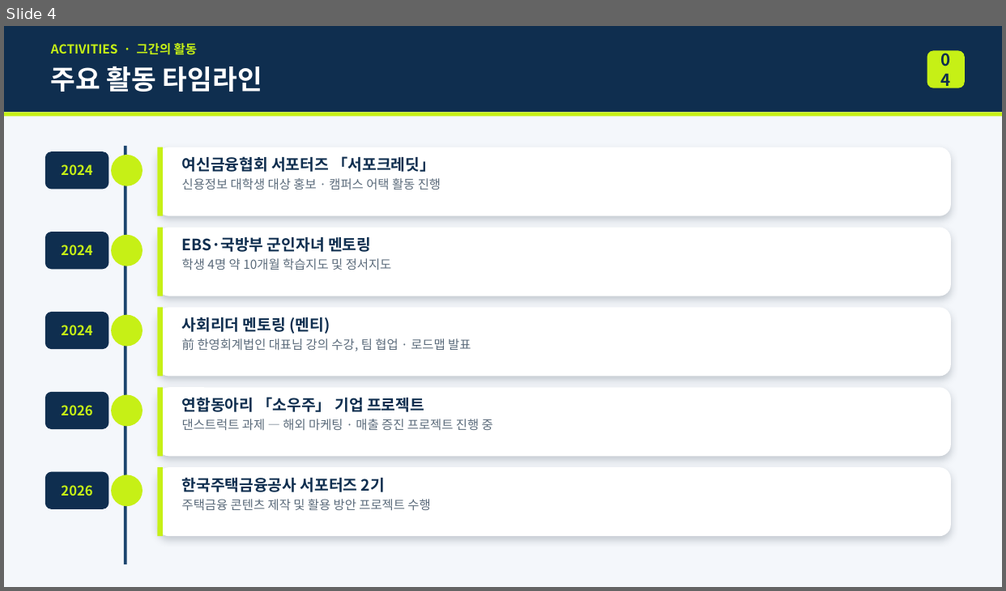
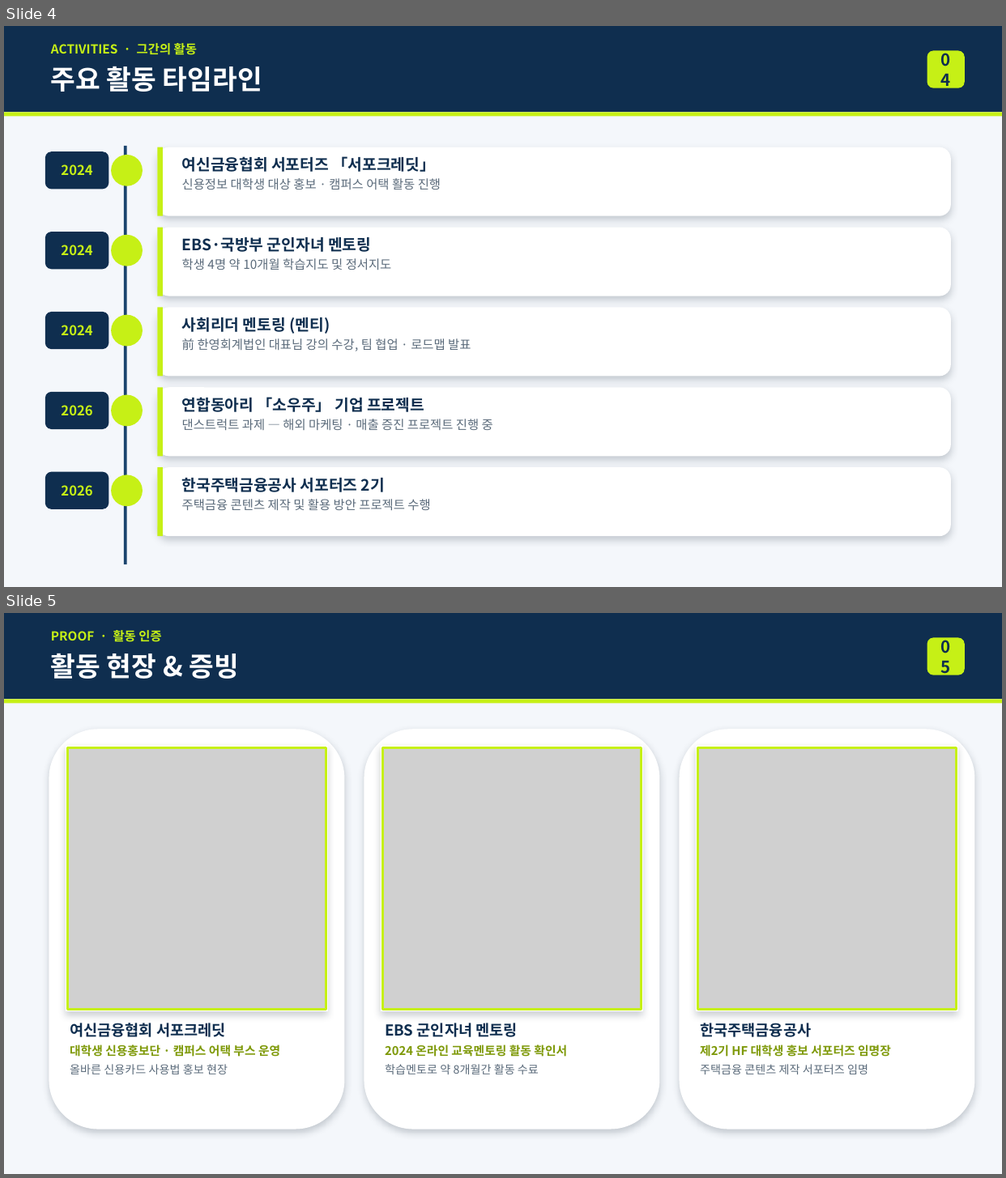
Before and after one commit to jjhh3170-stack/career, a slide deck: 진로포트폴리오_조예진.pptx. Shown one above the other, each under a label of ours: slide 4 before the commit, slides 4 and 5 after it. The pictures are 1006x591 and 1006x1178 pixels, drawn with LibreOffice and Linux fonts; fonts in the diff are those of the drawing; grey boxes stand for pictures. Boxes give left, top, right and bottom in pixels: in the first picture for what was removed or moved away, otherwise in the second. Text is boxed around its words. In the diff, an @@ line names an element or a change of style, - is before the commit and + after.

Commit message:
활동 인증 사진 추가 (여신금융 부스·EBS 수료증·HF 임명장)

```diff
--- a/진로포트폴리오_조예진.pptx
+++ b/진로포트폴리오_조예진.pptx
@@ slide 5 added at (x1=4, y1=613, x2=1002, y2=1174), background #F4F7FB @@
@@ rectangle added at (x1=4, y1=613, x2=1002, y2=699), fill #0F2E4F @@
@@ text added at (x1=51, y1=630, x2=161, y2=642), 12 pt, text #C6F016, bold @@
+PROOF · 활동 인증
@@ text added at (x1=51, y1=653, x2=238, y2=679), 26 pt, text #FFFFFF, bold @@
+활동 현장 & 증빙
@@ rounded rectangle added at (x1=927, y1=637, x2=965, y2=675), fill #C6F016, 16 pt, text #0F2E4F, bold @@
+05
@@ rectangle added at (x1=4, y1=699, x2=1002, y2=704), fill #C6F016 @@
@@ rounded rectangle added at (x1=49, y1=729, x2=345, y2=1130), fill #FFFFFF @@
@@ rounded rectangle added at (x1=364, y1=729, x2=660, y2=1130), fill #FFFFFF @@
@@ rounded rectangle added at (x1=680, y1=729, x2=975, y2=1130), fill #FFFFFF @@
@@ rectangle added at (x1=66, y1=746, x2=328, y2=1012), fill #FFFFFF @@
@@ picture added at (x1=68, y1=747, x2=326, y2=1010) @@
@@ rectangle added at (x1=68, y1=747, x2=326, y2=1010), outline #C6F016 2.5 pt @@
@@ rectangle added at (x1=381, y1=746, x2=643, y2=1012), fill #FFFFFF @@
@@ picture added at (x1=383, y1=747, x2=641, y2=1010) @@
@@ rectangle added at (x1=383, y1=747, x2=641, y2=1010), outline #C6F016 2.5 pt @@
@@ rectangle added at (x1=696, y1=746, x2=958, y2=1012), fill #FFFFFF @@
@@ picture added at (x1=698, y1=747, x2=957, y2=1010) @@
@@ rectangle added at (x1=698, y1=747, x2=957, y2=1010), outline #C6F016 2.5 pt @@
@@ text added at (x1=70, y1=1023, x2=280, y2=1075), 11.5 pt, text #7E9908, bold @@
+여신금융협회 서포크레딧
+대학생 신용홍보단 · 캠퍼스 어택 부스 운영
+올바른 신용카드 사용법 홍보 현장
@@ text added at (x1=385, y1=1023, x2=567, y2=1075), 11.5 pt, text #7E9908, bold @@
+EBS 군인자녀 멘토링
+2024 온라인 교육멘토링 활동 확인서
+학습멘토로 약 8개월간 활동 수료
@@ text added at (x1=700, y1=1023, x2=891, y2=1075), 11.5 pt, text #7E9908, bold @@
+한국주택금융공사
+제2기 HF 대학생 홍보 서포터즈 임명장
+주택금융 콘텐츠 제작 서포터즈 임명
```
Also in this commit, not shown: 3 slides changed, 1 other file.
